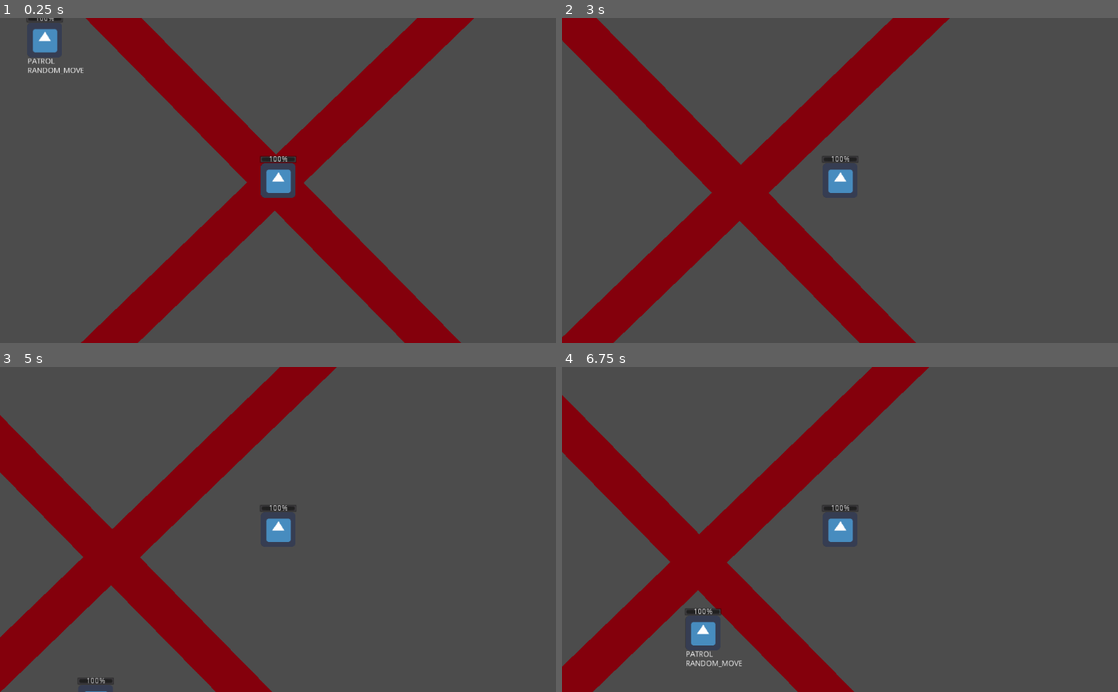
Above: before the commit, frames 1-4 (two rows, left to right).
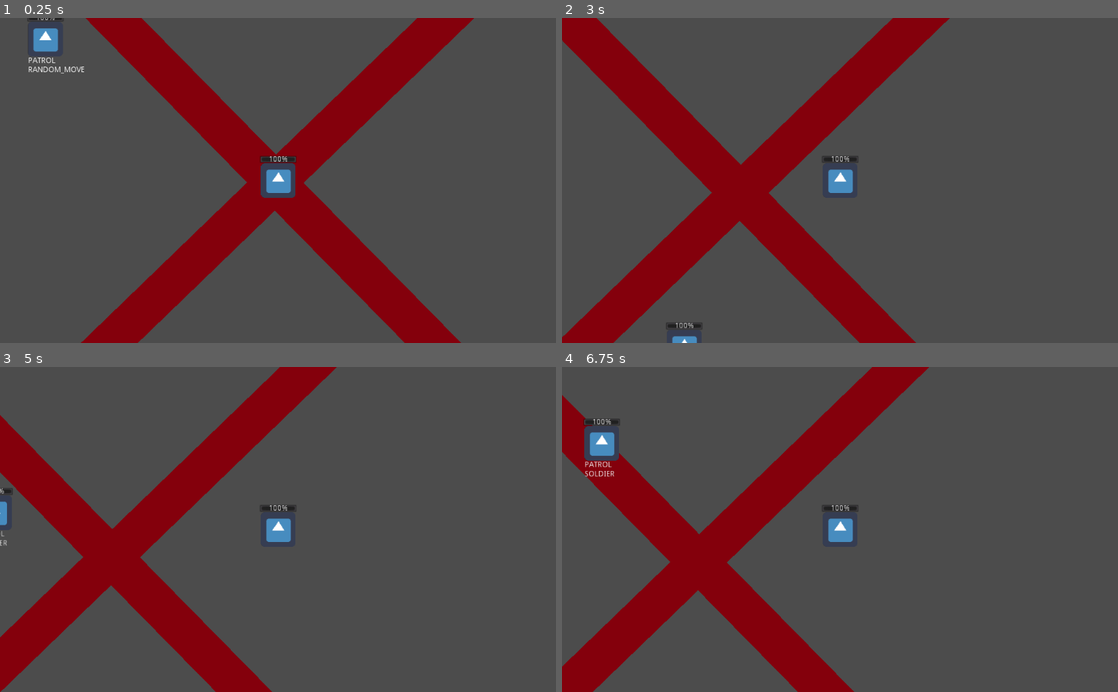
Above: after the commit, the same moments.

Repository: linkwin/NecroMansion
Game: Godot game, scene res://Maps/Random_Map.tscn
The game is run twice, just before and just after one commit, with the same random seed, the same clock (stepped at 60 frames per second) and the same inputs. The engine's default icon, where the game draws it, is replaced by a stand-in: a white triangle on a blue panel in a dark square.
Inputs:
- Up to frame 1 (0.25 s): no input
- Up to frame 2 (3 s): hold Space (summon) 0.53-1.28 s; hold D (move_right) 0.53-2.03 s; tap W (move_forward) at 0.77, 1.52 s; tap Space (summon) at 1.35, 2.85 s; hold A (move_left) 2.03-2.78 s; hold Space (summon) 2.03-2.78 s; hold D (move_right) from 2.78 s (still down)
- Up to frame 3 (5 s): tap W (move_forward) at 3.02, 3.77, 4.52 s; hold Space (summon) 3.53-4.28 s; release D (move_right) at 4.28 s; hold A (move_left) from 4.28 s (still down); tap Space (summon) at 4.35 s
- Up to frame 4 (6.75 s): release A (move_left) at 5.03 s; hold D (move_right) 5.03-5.78 s; hold Space (summon) 5.03-5.78 s; hold A (move_left) from 5.78 s (still down); tap Space (summon) at 5.85 s; tap W (move_forward) at 6.02 s; hold Space (summon) from 6.53 s (still down)

The runs differ from the first frame. In frame 1, 0.3% of the frame differs, in the area x 4-16%, y 0-18%; in frame 2, 0.2%; in frame 3, 0.2%; in frame 4, 1.3%, in the area x 3-33%, y 15-93%.

Commit message:
Enemy Properties Loaded

Diff:
--- a/Core/AI/AIController.gd
+++ b/Core/AI/AIController.gd
@@ -1,12 +1,13 @@
 extends Node2D
 
-var bot_behavior = randi() % Global.BOT_BEHAVIOR.keys().size()
 
 var map_data
 var enemy_number
+onready var enemy_data
+
 var current_room = Vector2.ZERO
 #var current_map = preload("res://Maps/Map Layout Generator.gd")
-
+var bot_behavior
 var bot_state = Global.BOT_STATE.IDLE
 
 var curr_move_dir = Vector2.ZERO
@@ -14,6 +15,13 @@
 onready var timer = $Timer
 
 func _ready():
+	print("Enemy Class:  ", enemy_data["Enemy Class"])
+#	"Enemy Data": {"Enemy Seeds": [], "Enemy Difficulty": [], "Enemy Class":    [],
+#				   "Enemy Speed": [], "Enemy Damage":     [], "Enemy Recovery": [],
+#				   "Enemy Attack Radius": []},
+	bot_behavior = enemy_data["Enemy Class"]
+	character_ref.move_speed = enemy_data["Enemy Speed"]
+	$CharacterBody/OverlapSphere/CollisionShape2D.shape.radius = enemy_data["Enemy Attack Radius"]
 	match bot_behavior:
 		Global.BOT_BEHAVIOR.RANDOM_MOVE:
 			curr_move_dir = Vector2(rand_range(-1.0,1.0), rand_range(-1.0,1.0)).normalized()
@@ -25,7 +33,7 @@
 func _process(delta):
 	character_ref.add_move_input(curr_move_dir)
 	$CharacterBody/DEBUG_state.text = Global.BOT_STATE.keys()[bot_state] + "\n" \
-		+ Global.BOT_BEHAVIOR.keys()[bot_behavior]
+		+ Global.BOT_BEHAVIOR.keys()[enemy_data["Enemy Class"]]
 
 func _on_Timer_timeout():
 	bot_state = Global.BOT_STATE.PATROL
@@ -34,7 +42,7 @@
 
 func _on_CharacterBody_on_character_collision(collider):
 	if "Player" in collider.get_parent().name:
-		collider.get_node("CollisionShape2D/Health").try_damage(1)
+		collider.get_node("CollisionShape2D/Health").try_damage(enemy_data["Enemy Damage"])
 		# move away from player
 		curr_move_dir = (character_ref.global_position - collider.global_position).normalized()
 		timer.wait_time = rand_range(2,4)
@@ -57,6 +65,6 @@
 	queue_free()
 
 func _on_JumpTimer_timeout():
-	if character_ref.is_on_floor() and bot_behavior == Global.BOT_BEHAVIOR.HOPPER:
+	if character_ref.is_on_floor() and enemy_data["Enemy Class"] == Global.BOT_BEHAVIOR.HOPPER:
 		character_ref.wants_to_jump = true
 	$JumpTimer.wait_time = rand_range(1,5)
--- a/Core/Player/PlayerController.gd
+++ b/Core/Player/PlayerController.gd
@@ -4,18 +4,25 @@
 
 var map_data
 var curr_room = Vector2.ZERO
-var current_map = preload("res://Maps/Map Layout Generator.gd")
 
 var input_enabled = true
 var respawn_screen_node
 
 
-func enemy_load(room, enemy_number):
+func enemy_load(room, enemy_number, enemy_data):
 	var new_enemy = preload("res://Core/AI/AIController.tscn")
 	var new_enemy_node
+	var this_spec_enemy_data = {}
 	new_enemy_node = new_enemy.instance()
+
 	new_enemy_node.enemy_number = enemy_number
 	new_enemy_node.current_room = room
+
+	for key in enemy_data:
+		this_spec_enemy_data[key] = enemy_data[key][enemy_number]
+
+	new_enemy_node.enemy_data = this_spec_enemy_data
+
 	new_enemy_node.position =  2000*room +  500 * Vector2(rand_range(-1.0,1.0), rand_range(-1.0,1.0)).normalized()
 	get_tree().root.add_child(new_enemy_node)
 
@@ -54,19 +61,22 @@
 	respawn_screen_node.queue_free()
 
 func trigger_transition(dir):
+	var previous_room = Vector2.ZERO
 	var next_room_pos = curr_room + dir
 	var next_room = map_data.get_node("Room" + str(next_room_pos))
 	if next_room:
 		$CharacterBody.global_position = next_room.position
+		previous_room = curr_room
 		curr_room = next_room_pos
 		#map_data.load_next_room(next_room)
 		var curr_room_index
 		for room_indx in range(len(map_data.map)):
 			if curr_room == map_data.map[room_indx]:
 				curr_room_index = room_indx
-		var num_of_enemies_in_room = len(map_data.map_datas[curr_room_index]["Enemy Data"]["Enemy Seeds"])
+		var enemy_data = map_data.map_datas[curr_room_index]["Enemy Data"]
+		var num_of_enemies_in_room = len(enemy_data["Enemy Seeds"])
 		for en_num in range(num_of_enemies_in_room):
-			enemy_load(curr_room, en_num)
+			enemy_load(curr_room, en_num, enemy_data)
 
 func map_set(map):
 	map_data = map
--- a/Core/global.gd
+++ b/Core/global.gd
@@ -2,4 +2,4 @@
 
 enum BOT_STATE {IDLE, PATROL, WANDER, FOLLOW, ATTACK}
 
-enum BOT_BEHAVIOR {SOLDIER, HOPPER, SCARED, RANDOM_MOVE}
+enum BOT_BEHAVIOR {RANDOM_MOVE, SOLDIER, HOPPER, SCARED}
--- a/Maps/Map Layout Generator.gd
+++ b/Maps/Map Layout Generator.gd
@@ -14,12 +14,14 @@
 var map_navi := []
 var map_datas := []
 
+var player_room = Vector2(0,0)
+
 func array_mult(in_array, inger):
 	var out_array := []
 	if inger == 1:
 		out_array = in_array
 	if inger > 2:
-		for i in range(inger):
+		for _i in range(inger):
 			for j in in_array:
 				out_array.append(j)
 	return(out_array)
@@ -34,7 +36,7 @@
 	sample_index = random_sample_rng.randi_range(0, len(repeated_sample_dist)-1)
 	return(repeated_sample_dist[sample_index])
 
-func spawn_room(_position, color_param=1):
+func spawn_room(_position):
 	var c = ARoom.instance()
 	c.position = _position * 2000
 	add_child(c)
@@ -52,15 +54,11 @@
 #                       (Room 1-  (Property 1- ((Rel Prob 1, Rel Prob 2), ...), ... )
 # Need to be sure these arrays match in size
 
-func room_data_load(map, initial_seed, prob_dists, number_of_rooms):
-	print(initial_seed)
+func room_data_load(initial_seed, prob_dists, number_of_rooms):
+	print("Initial Seed: ", initial_seed)
 	var map_data := []
-	var room_data_base_seed = initial_seed + 201
 	var seed_shift := 0
-	for room in range(number_of_rooms):
-		var room_data := {}
-		var enemy_data := {}
-		var item_data := {}
+	for _room in range(number_of_rooms):
 
 		var difficulty_dists := {
 			"Enemy Speed": [[5, 4, 1, 0, 0, 0, 0], [2, 5, 3, 1, 0, 0, 0],
@@ -119,32 +117,35 @@
 
 		seed_shift += 2000
 		map_data.append(room_properties)
-
-	#for rommm in map_data:
-	#	print(rommm)
-	#	print("")
-	print("MAP DATA: ", map_data)
 	return(map_data)
 
 
 
 
-func navigation_load(map, directions):
+func navigation_load(current_map, cardinal_directions):
 	var map_nav := []
-	for room in map:
+	for room in current_map:
 		var poss_dir := []
-		for dir in directions:
-			if room+dir in map:
+		for dir in cardinal_directions:
+			if room+dir in current_map:
 				poss_dir.append(dir)
 		map_nav.append(poss_dir)
 	return(map_nav)
 
-func enemy_load(room, enemy_number):
+func enemy_load(room, enemy_number, enemy_data):
 	var new_enemy = preload("res://Core/AI/AIController.tscn")
 	var new_enemy_node
+	var this_spec_enemy_data = {}
 	new_enemy_node = new_enemy.instance()
+
 	new_enemy_node.enemy_number = enemy_number
 	new_enemy_node.current_room = room
+
+	for key in enemy_data:
+		this_spec_enemy_data[key] = enemy_data[key][enemy_number]
+
+	new_enemy_node.enemy_data = this_spec_enemy_data
+
 	new_enemy_node.position =  2000*room +  500 * Vector2(rand_range(-1.0,1.0), rand_range(-1.0,1.0)).normalized()
 	add_child(new_enemy_node)
 
@@ -161,19 +162,25 @@
 	while len(map) <= num_rooms-1:
 		if not (current_position in map):
 			map.append(current_position)
-			spawn_room(current_position, i)
+			spawn_room(current_position)
 		room_rng.seed = init_seed+i
 		new_direction = directions[room_rng.randi_range(0, 3)]
 		current_position += new_direction
 		i += 1
 	map_navi = navigation_load(map, directions)
-	map_datas = room_data_load(map, init_seed, probabilities, num_rooms)
+	map_datas = room_data_load(init_seed, probabilities, num_rooms)
 
 	var player = load("res://Core/Player/PlayerController.tscn").instance()
 	add_child(player)
 	player.map_set(self)
 
-	var num_of_enemies_in_room = len(map_datas[0]["Enemy Data"]["Enemy Seeds"])
+	var enemy_data = map_datas[0]["Enemy Data"]
+	var num_of_enemies_in_room = len(enemy_data["Enemy Seeds"])
 	for en_num in range(num_of_enemies_in_room):
-		print("made_itMAD")
-		enemy_load(Vector2(0,0), en_num)
+		enemy_load(Vector2(0,0), en_num, enemy_data)
+
+
+#func _process(delta):
+#	character_ref.add_move_input(curr_move_dir)
+#	$CharacterBody/DEBUG_state.text = Global.BOT_STATE.keys()[bot_state] + "\n" \
+#		+ Global.BOT_BEHAVIOR.keys()[bot_behavior]
--- a/Maps/RoomData/RoomData.gd
+++ b/Maps/RoomData/RoomData.gd
@@ -6,17 +6,11 @@
 export var probabilities := {
 	"Initial Number of Enemies": [3, 4, 5, 4, 3, 2, 1, 0, 0, 0, 0, 0, 0, 0, 0, 0, 0, 0, 0, 0, 0],
 	"Initial Enemy Difficulty": [6, 4, 2, 1, 0],
-	"Initial Enemy Class": [5, 3, 2, 0, 0, 0, 0, 0, 0, 0],
+	"Initial Enemy Class": [5, 4, 3, 2],
 	"Initial Number of Items": [3, 2, 1],
 	"Initial Item Strength": [5, 3, 2, 0, 0, 0, 0, 0, 0, 0],
 	"Initial Item Class": [1, 1, 1, 1, 1],
 	"Room Design": [1, 1, 1, 1, 1]
-}
-
-export var properties := {
-	"Enemy Data": {"Enemy Seeds": [], "Enemy Difficulty": [], "Enemy Type": [], "Enemy Classes": []},
-	"Item Data": {"Item Seeds": [], "Item Strength": [], "Item Class": []},
-	"Room Decoration Data": {"Room Seed": 0, "Room Type": 0}
 }
 
 func seed_gen():
--- a/Maps/RoomData/roomdata1.tres
+++ b/Maps/RoomData/roomdata1.tres
@@ -6,7 +6,7 @@
 script = ExtResource( 1 )
 initial_seed = 0
 probabilities = {
-"Initial Enemy Class": [ 5, 3, 2, 0, 0, 0, 0, 0, 0, 0 ],
+"Initial Enemy Class": [ 5, 4, 3, 2 ],
 "Initial Enemy Difficulty": [ 6, 4, 2, 1, 0 ],
 "Initial Item Class": [ 1, 1, 1, 1, 1 ],
 "Initial Item Strength": [ 5, 3, 2, 0, 0, 0, 0, 0, 0, 0 ],
@@ -14,20 +14,3 @@
 "Initial Number of Items": [ 3, 2, 1 ],
 "Room Design": [ 1, 1, 1, 1, 1 ]
 }
-properties = {
-"Enemy Data": {
-"Enemy Classes": [  ],
-"Enemy Difficulty": [  ],
-"Enemy Seeds": [  ],
-"Enemy Type": [  ]
-},
-"Item Data": {
-"Item Class": [  ],
-"Item Seeds": [  ],
-"Item Strength": [  ]
-},
-"Room Decoration Data": {
-"Room Seed": 0,
-"Room Type": 0
-}
-}
